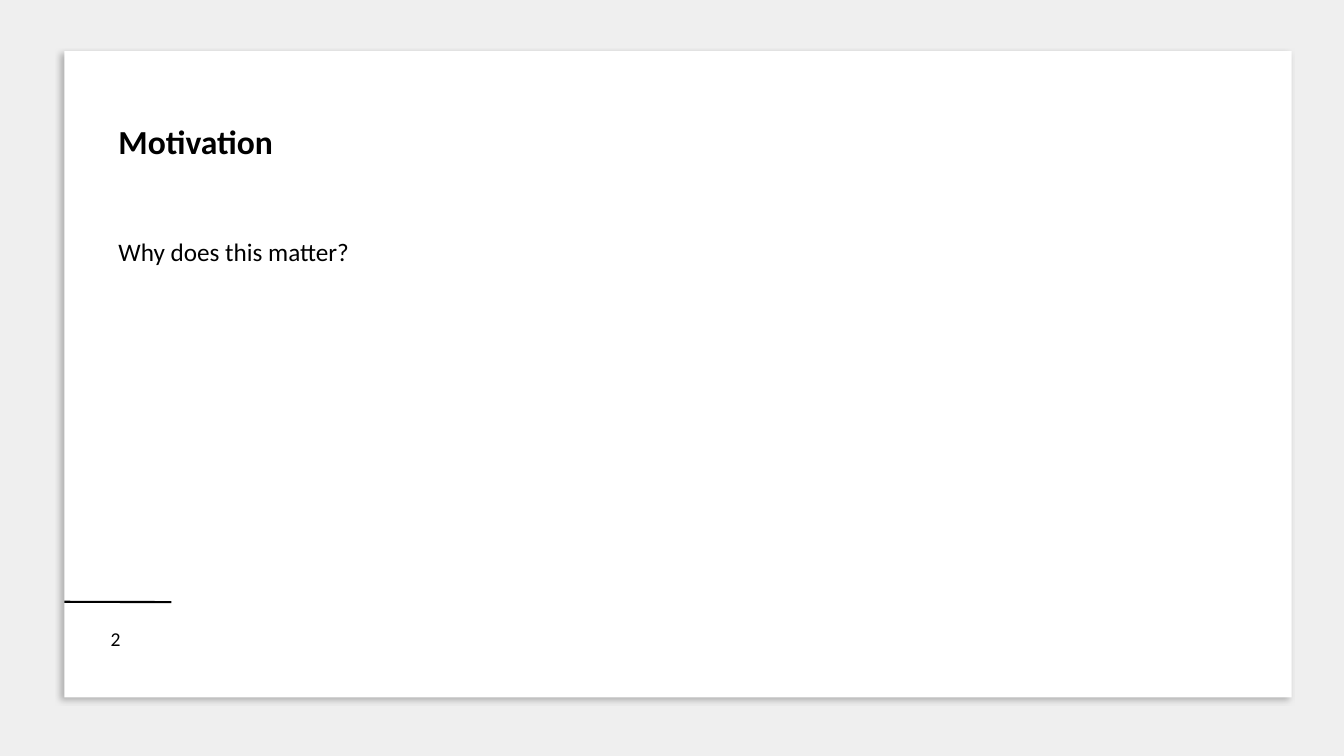
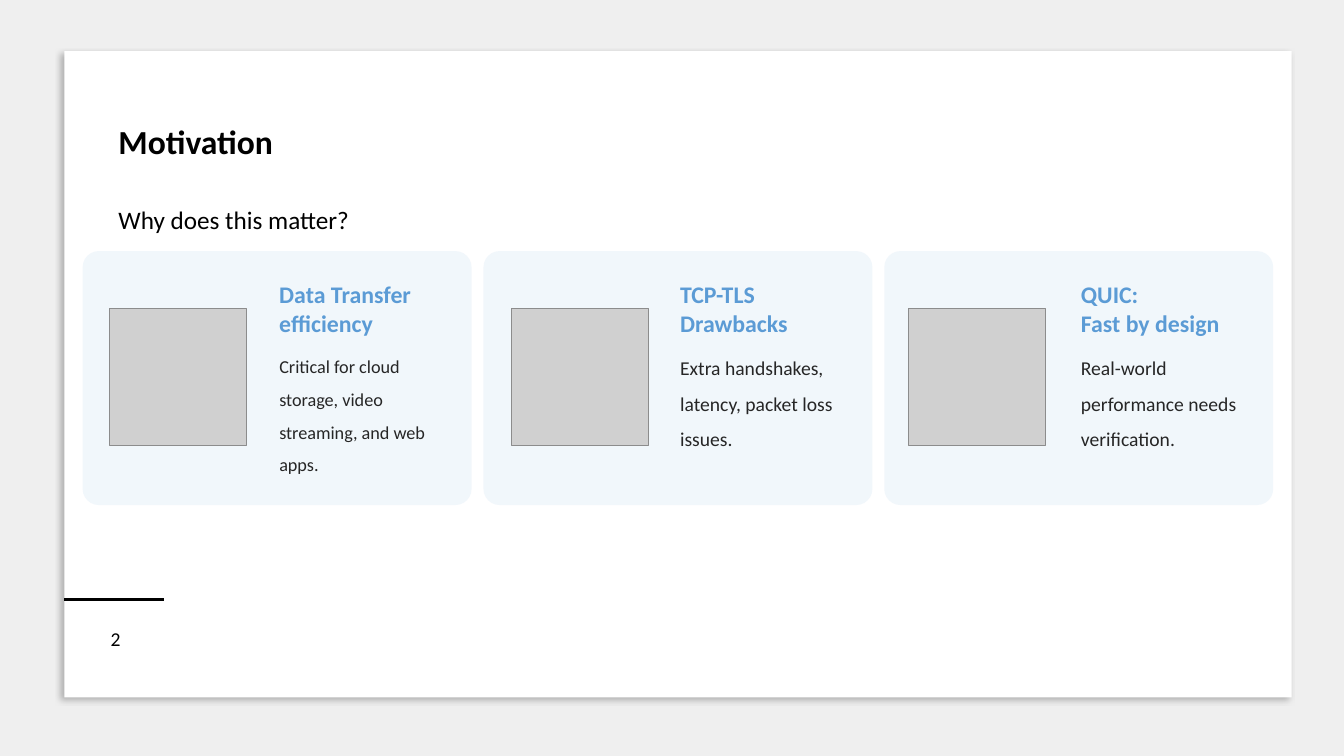
Before and after one commit to RicPu/NetworkSecurityProject, a slide deck: slide 2 of presentation/Presentation.pptx. Drawn at 1344x756 pixels with LibreOffice and Linux fonts; fonts in the diff are those of the drawing; grey boxes stand for pictures. Boxes give left, top, right and bottom in pixels: in the first picture for what was removed or moved away, otherwise in the second. Text is boxed around its words. In the diff, an @@ line names an element or a change of style, - is before the commit and + after.

```diff
--- a/presentation/Presentation.pptx
+++ b/presentation/Presentation.pptx
@@ text "Why does this matter?" moved from (x1=118, y1=243, x2=349, y2=265) to (x1=118, y1=211, x2=349, y2=233) @@
@@ group added at (x1=83, y1=251, x2=1273, y2=505): 6 texts, 3 rounded rectangles, 3 pictures @@
+TCP-TLS Drawbacks
+Extra handshakes, latency, packet loss issues.
+Data Transfer efficiency
+Critical for cloud storage, video streaming, and web apps.
+QUIC:
+Fast by design
+Real-world performance needs verification.
@@ rectangle added at (x1=65, y1=599, x2=163, y2=601), fill #000000, outline #000000 1 pt @@
@@ line removed from (65, 602) to (171, 602) @@
```
Also in this commit, not shown: 3 other slides changed.
